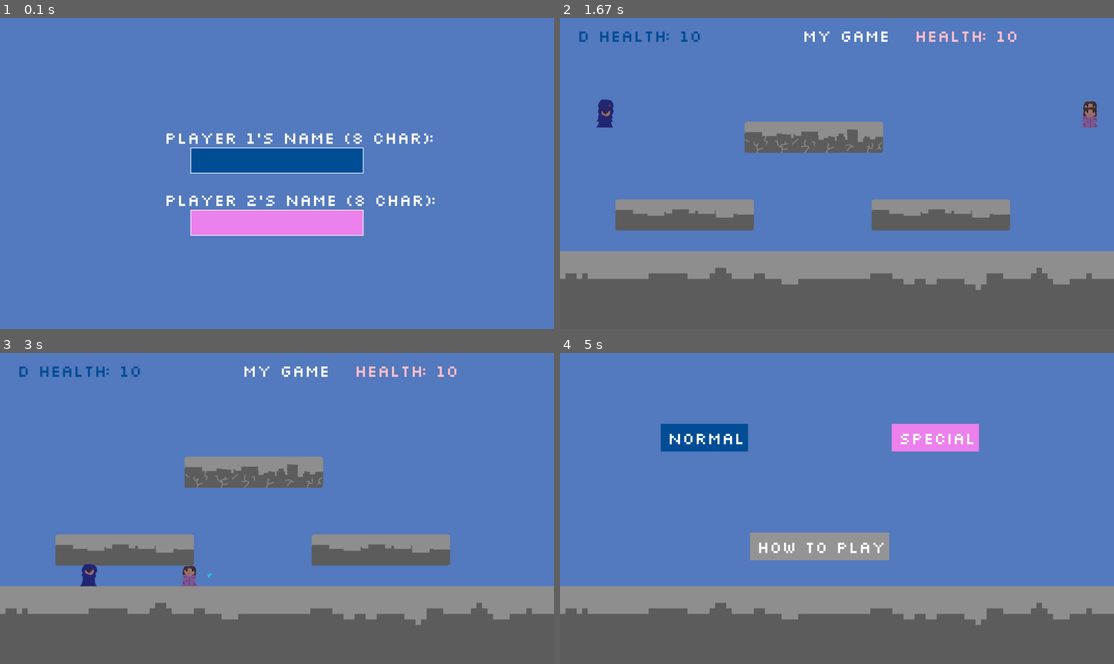
Above: before the commit, frames 1-4 (two rows, left to right).
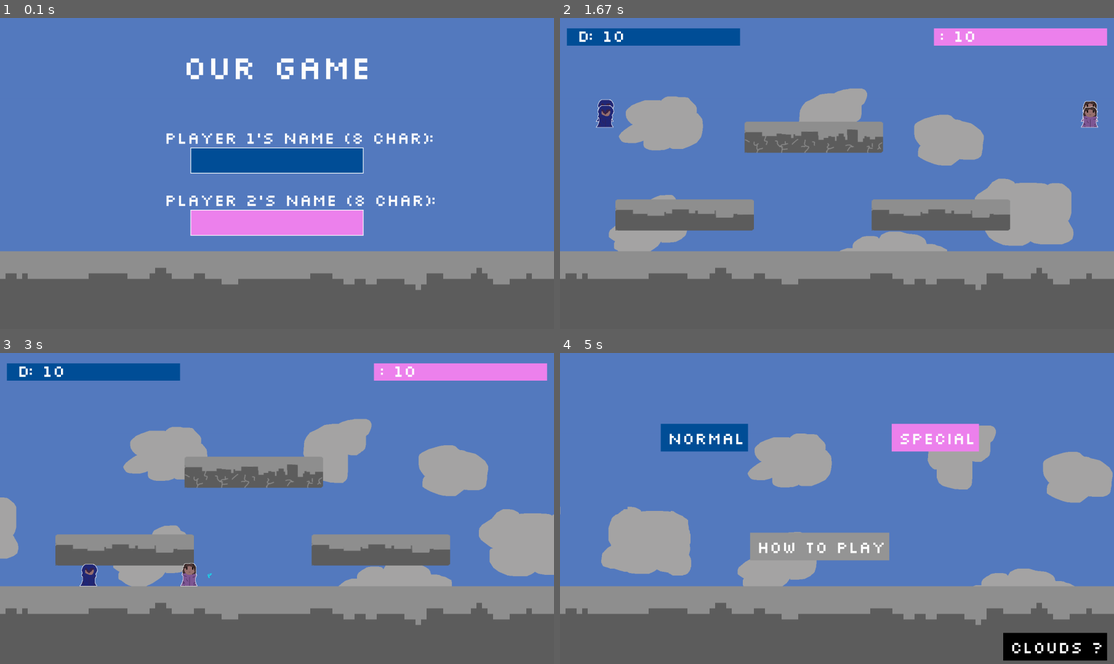
Above: after the commit, the same moments.

Repository: PUSH-YA/pygame_trial
Game: pygame game, started from my_game.py
Two runs of this game, one before a commit and one after it. Both use one fixed random seed, a clock stepped at 60 frames per second and the inputs below.
Inputs (mouse positions are in pixels of both pictures, inside the frame that each line leads up to):
- Up to frame 1 (0.1 s): no input
- Up to frame 2 (1.67 s): tap D at 0.33 s; tap Enter at 0.67, 1 s; click "Normal" at 1.38 s
- Up to frame 3 (3 s): hold A 1.67-2.13 s; hold Right 1.67-2.13 s; move the mouse to (360, 399) at 1.7 s; hold Shift 2.22-2.68 s; hold Right 2.22-2.68 s; hold D 2.22-2.68 s; hold Page Down from 2.77 s (still down); hold Right from 2.77 s (still down); hold D from 2.77 s (still down)
- Up to frame 4 (5 s): release Page Down at 3.23 s; release Right at 3.23 s; release D at 3.23 s; hold R 3.32-3.78 s; hold Right 3.32-3.78 s; hold D 3.32-3.78 s; click "How to play" at 3.92 s; hold R 4.2-4.67 s; hold D 4.2-4.67 s; click (1047, 626) at 4.8 s

The runs differ from the first frame. In frame 1, 26% of the frame differs, in the area x 0-100%, y 12-100%; in frame 2, 13%; in frame 3, 13%; in frame 4, 11%.

Commit message:
added sound, reformated the code , added better art (good enug for demo)

Diff:
--- a/my_game.py
+++ b/my_game.py
@@ -1,8 +1,10 @@
 import pygame
+import random
 from sys import exit
 
 #init & global var
 pygame.init()
+pygame.mixer.init()
 gravity = 1
 
 #create window
@@ -15,11 +17,28 @@
 clock = pygame.time.Clock()
 font = pygame.font.Font('game_fonts/slkscr.ttf', 50)
 
+
+#game sounds
+bcg_theme = pygame.mixer.Sound('game_sounds/bcg_theme.wav')
+button_press = pygame.mixer.Sound('game_sounds/button.wav')
+jump_sound = pygame.mixer.Sound('game_sounds/jump.wav')
+steps_sound = pygame.mixer.Sound('game_sounds/steps.wav')
+steps_playing = False  # needs a flag bc continuous sound
+steps_sound.set_volume(0.5)
+bcg_theme.set_volume(0.2)
+button_press.set_volume(0.5)
+jump_sound.set_volume(0.5)
+bcg_theme.play(loops=-1)
+
 #sky
-# sky_img = pygame.image.load('game_images/sky_pixelated.gif').convert_alpha()
+sky_img = pygame.image.load('game_images/sky_pixelated.gif').convert_alpha()
 sky_img = pygame.Surface((WIDTH,HEIGHT))
 sky_img.fill((85,123,192))
-text_surface = font.render('My Game', False, (250, 250, 250))
+sky_frame = 0
+sky_frames = []
+for i in range(13):
+    sky_frames.append(pygame.image.load('game_images/sky/' + "sprite_"+str(i)+".png").convert_alpha())
+clouds = False
 
 #playerA (64 x 64)
 PlayerA_img = None
@@ -30,6 +49,7 @@
 playerA_jump = 20
 playerA_attack = False
 facing_rightA = True
+playerA_idle = random.randint(0,60)
 
 
 #playerB
@@ -41,6 +61,7 @@
 playerB_jump = 20
 playerB_attack = False
 facing_rightB = True
+playerB_idle = random.randint(0,60)
 
 # weapons
 weaponA_timer = 20
@@ -63,6 +84,18 @@
 
 
 #game functions
+def render_bcg():
+    global clouds
+    if clouds:
+        global sky_frame
+        sky_frame = (sky_frame + 1) % (20*13) # keep sky_frame small
+        sky_frame_num = (sky_frame//20)%13
+        screen.blit(sky_frames[sky_frame_num],(0,0))
+        screen.blit(ground_img,ground_rect)
+    else:
+        screen.blit(sky_img, (0,0))
+    screen.blit(ground_img,ground_rect)
+
 def game_restart():
     playerA_rect.x, playerA_rect.y = 100, 100
     global playerA_health; playerA_health = 10
@@ -123,13 +156,18 @@
     else: return -1
 
 def game_loop(playerA_img, playerB_img, mode, player1_name, player2_name):
+
     #setup player A for game
-    global playerA_health; global playerA_speed; global playerA_gravity; global playerA_jump; global playerA_attack; global facing_rightA
+    global playerA_health; global playerA_speed; global playerA_gravity; global playerA_jump; global playerA_attack; global facing_rightA; global playerA_idle
     global weaponA_timer; global current_framesB
 
     #setup player B for game
-    global playerB_health; global playerB_speed; global playerB_gravity; global playerB_jump; global playerB_attack; global facing_rightB
+    global playerB_health; global playerB_speed; global playerB_gravity; global playerB_jump; global playerB_attack; global facing_rightB; global playerB_idle
     global weaponB_timer; global current_framesA
+
+    # setup for sound
+    global steps_playing
+    global sounds
 
     #load weapon animation
     frames = []
@@ -137,12 +175,16 @@
         img_path = 'game_images/player/lightening/'
         frames_num = 15
         img_hurt_path = 'game_images/player/player'
+        attack_sound = pygame.mixer.Sound('game_sounds/lightening.mp3')
     else:
         img_path = 'game_images/player/special_attack/'
         frames_num = 7
         img_hurt_path = 'game_images/player/special'
+        attack_sound = pygame.mixer.Sound('game_sounds/special_attack.mp3')
     for i in range(frames_num):
         frames.append(pygame.image.load(img_path + "sprite_"+str(i)+".png").convert_alpha())
+    attack_sound.set_volume(0.3)
+
 
     #prevent list out of index if previous had a different mode
     current_framesA, current_framesB = (current_framesA)%frames_num, (current_framesB)%frames_num
@@ -155,25 +197,59 @@
                 exit()                      # quit system after pygame
             if event.type == pygame.KEYDOWN:
                 if (event.key == pygame.K_w and (ground_contact(playerA_rect)> 0)):
-                        playerA_gravity = -playerA_jump
+                    jump_sound.play()
+                    playerA_gravity = -playerA_jump
                 if (event.key == pygame.K_LSHIFT or event.key == pygame.K_e):
+                    attack_sound.play()
                     playerA_attack = True
                 if (event.key == pygame.K_UP and (ground_contact(playerB_rect)> 0)):
+                    jump_sound.play()
                     playerB_gravity = -playerB_jump
                 if (event.key == pygame.K_PAGEDOWN or event.key == pygame.K_PAGEUP):
+                    attack_sound.play()
                     playerB_attack = True
                 if (event.key == pygame.K_r):
+                    button_press.play()
                     choose_option(player1_name, player2_name)
+                if event.key in [pygame.K_a, pygame.K_d, pygame.K_RIGHT, pygame.K_LEFT]:
+                    if not steps_playing:  # Check if the steps sound is not already playing
+                        steps_sound.play(loops=-1)
+                        steps_playing = True
+            elif event.type == pygame.KEYUP:
+                if event.key in [pygame.K_a, pygame.K_d, pygame.K_RIGHT, pygame.K_LEFT]:
+                    steps_sound.stop()
+                    steps_playing = False
+
 
         #draw surfaces
-        screen.blit(sky_img,(0,0))
-        screen.blit(ground_img,ground_rect)
+        render_bcg()
         screen.blit(float_ground1_img, float_ground1_rect)
         screen.blit(float_ground2_img, float_ground2_rect)
         screen.blit(float_ground1_img, float_ground3_rect)
-        screen.blit(text_surface, (WIDTH/2-100, 30))
-        screen.blit(playerA_img, playerA_rect)
-        screen.blit(playerB_img, playerB_rect)
+        # screen.blit(text_surface, (WIDTH/2-150, 30))
+
+        # player A idle animation
+        if playerA_idle <= 30:
+            playerA_idle_img = pygame.transform.scale(playerA_img, (64, 64+8))
+            screen.blit(playerA_idle_img,  (playerA_rect.x, playerA_rect.y - 8, playerA_rect.width, playerA_rect.height+8))
+            if playerA_idle <= 0:
+                playerA_idle = 60
+        else:
+            screen.blit(playerA_img, playerA_rect)
+
+
+        # player B idle animation
+        if playerB_idle <= 30:
+            playerB_idle_img = pygame.transform.scale(playerB_img, (64,64+8))
+            screen.blit(playerB_idle_img, (playerB_rect.x, playerB_rect.y - 8, playerB_rect.width, playerB_rect.height+8))
+            if playerB_idle <= 0:
+                playerB_idle = 60
+        else:
+            screen.blit(playerB_img, playerB_rect)
+
+        playerA_idle -= 1
+        playerB_idle -= 1
+
 
         #player health
         if int(playerB_health) <= 0:
@@ -181,12 +257,14 @@
         elif int(playerA_health) <= 0:
             play_again(2, player1_name, player2_name)
 
-        playerA_health_str =player1_name + " health: " + str(int(playerA_health))
-        playerA_health_text = font.render(playerA_health_str, False, (0,79,152))
+        playerA_health_str =player1_name + ": " + str(int(playerA_health))
+        playerA_health_text = font.render(playerA_health_str, False, 'white')
+        pygame.draw.rect(screen, (0,79,152), (20,30,500*playerA_health/10, playerA_health_text.get_height()))
         screen.blit(playerA_health_text, (50, 30))
-        playerB_health_str = player2_name+ " health: " + str(int(playerB_health))
-        playerB_health_text = font.render(playerB_health_str, False, 'pink')
-        screen.blit(playerB_health_text, (WIDTH-max(70*len(player2_name),600), 30))
+        playerB_health_str = player2_name+ ": " + str(int(playerB_health))
+        playerB_health_text = font.render(playerB_health_str, False, 'white')
+        pygame.draw.rect(screen, 'violet', (WIDTH-max(60*len(player2_name),500)-20,30,500*playerB_health/10, playerB_health_text.get_height()))
+        screen.blit(playerB_health_text, (WIDTH-max(60*len(player2_name),500), 30))
 
         #playerA
         playerA_move(pygame.key.get_pressed())
@@ -294,26 +372,28 @@
                 quit()
 
             if (event.type == pygame.KEYDOWN and event.key == pygame.K_r):
+                    button_press.play()
                     choose_option(player1_name, player2_name)
             elif event.type == pygame.MOUSEBUTTONDOWN and event.button == 1:
                 x, y = event.pos
                 if x >= back_textx - 5 and x <= back_textx + back_text.get_width() + 5:
                     if y >= back_texty - 5 and y <= back_texty + back_text.get_height() + 5:
                         in_main_menu = False
+                        button_press.play()
                         choose_option(player1_name, player2_name)
         pygame.display.update()
         clock.tick(60)
 
 
 def choose_option(player1_name, player2_name):
+    global clouds
     in_main_menu = True
     while in_main_menu:
         clock.tick(60)
 
-        # bcg elements
-        screen.blit(sky_img,(0,0))
-        screen.blit(ground_img,ground_rect)
-
+
+        #bcg elements
+        render_bcg()
         normal_text = font.render('Normal', 13, (255,255,255))
         normal_textx = WIDTH / 3 - normal_text.get_width()
         normal_texty = HEIGHT / 4
@@ -325,6 +405,12 @@
         instruction_text = font.render('How to play', 13, (255,255,255))
         instruction_textx = (normal_textx + normal_text.get_width() + special_textx) /2 - instruction_text.get_width()/2
         instruction_texty = HEIGHT *3/5
+
+        if clouds: clouds_text_clr = 'white';
+        else: clouds_text_clr = 'black'
+        clouds_text = font.render("clouds ?", 13, clouds_text_clr)
+        clouds_textx = WIDTH - clouds_text.get_width() - 30
+        clouds_texty = HEIGHT - clouds_text.get_height() - 20
 
         # Get the current position of the mouse
         mouse_x, mouse_y = pygame.mouse.get_pos()
@@ -336,16 +422,20 @@
             highlighted = 2
         elif instruction_textx - 20 <= mouse_x <= instruction_textx +instruction_text.get_width() + 30 and instruction_texty - 20 <= mouse_y <= instruction_texty + instruction_text.get_height() + 30:
             highlighted = 3
+        elif clouds_textx - 20 <= mouse_x <= clouds_textx +instruction_text.get_width() + 30 and clouds_texty - 20 <= mouse_y <= clouds_texty + clouds_text.get_height() + 30:
+            highlighted = 4
         else:
             highlighted = -1
 
         # Draw the highlight
         if highlighted == 1:
             pygame.draw.rect(screen, 'lightblue', (normal_textx - 30, normal_texty - 30, normal_text.get_width() + 50, normal_text.get_height() + 50))
-        if highlighted == 2:
+        elif highlighted == 2:
             pygame.draw.rect(screen, 'lightpink', (special_textx - 30, special_texty - 30, special_text.get_width() + 50, special_text.get_height() + 50))
-        if highlighted == 3:
+        elif highlighted == 3:
             pygame.draw.rect(screen, 'lightgrey', (instruction_textx - 30, instruction_texty - 30, instruction_text.get_width() + 50, instruction_text.get_height() + 50))
+        elif highlighted == 4:
+            pygame.draw.rect(screen, 'white', (clouds_textx - 30, clouds_texty - 30, clouds_text.get_width() + 50, clouds_text.get_height() + 50))
         else:
             pass
 
@@ -360,6 +450,11 @@
         pygame.draw.rect(screen, (150,150,150), ((instruction_textx - 20, instruction_texty - 20),
                                                 (instruction_text.get_width() + 30,instruction_text.get_height() + 30)))
         screen.blit(instruction_text, (instruction_textx,instruction_texty))
+        if clouds: clouds_box_clr = 'black'
+        else: clouds_box_clr = 'grey'
+        pygame.draw.rect(screen, clouds_box_clr, (( clouds_textx - 20, clouds_texty - 20),
+                                                (clouds_text.get_width() + 30,clouds_text.get_height() + 30)))
+        screen.blit(clouds_text, (clouds_textx,clouds_texty))
 
         for event in pygame.event.get():
             if event.type == pygame.QUIT:
@@ -375,6 +470,7 @@
                         playerA_img = pygame.image.load('game_images/player/playerA.gif').convert_alpha()
                         playerB_img = pygame.image.load('game_images/player/playerB.gif').convert_alpha()
                         game_restart()
+                        button_press.play()
                         game_loop(playerA_img, playerB_img, 1, player1_name, player2_name)
                 elif x >= special_textx - 5 and x <= special_textx + special_text.get_width() + 5:
                     if y >= special_texty - 5 and y <= special_texty + special_text.get_height() + 5:
@@ -382,11 +478,18 @@
                         playerA_img = pygame.image.load('game_images/player/specialA.gif').convert_alpha()
                         playerB_img = pygame.image.load('game_images/player/specialB.gif').convert_alpha()
                         game_restart()
+                        button_press.play()
                         game_loop(playerA_img, playerB_img, 2, player1_name, player2_name)
                 elif x >= instruction_textx - 5 and x <= instruction_textx + instruction_text.get_width() + 5:
                     if y >= instruction_texty - 5 and y <= instruction_texty + instruction_text.get_height() + 5:
                         in_main_menu = False
+                        button_press.play()
                         how_to_play(player1_name, player2_name)
+                elif x >= clouds_textx - 5 and x <= clouds_textx + clouds_text.get_width() + 5:
+                    if y >= clouds_texty - 5 and y <= clouds_texty + clouds_text.get_height() + 5:
+                        button_press.play()
+                        if clouds: clouds = False
+                        else: clouds = True
 
         pygame.display.update()
         clock.tick(60)
@@ -407,6 +510,7 @@
 
     # Font settings
     text_color = pygame.Color("White")
+
 
     # Input box1 settings
     input_box1_width = 500
@@ -445,6 +549,9 @@
                     elif player2_active:
                         player2_name = player2_text
                         #duct tape fix bc limited window and dont wanna do dynamic typo
+                        global clouds
+                        clouds = True
+                        button_press.play()
                         choose_option(player1_name[:8], player2_name[:8])
                         pygame.quit()
                         quit()
@@ -459,8 +566,13 @@
                     elif player2_active:
                         player2_text += event.unicode
 
-        # screen.fill(pygame.Color(60,60,60))
-        screen.fill(pygame.Color(85,123,192))
+        # sky
+        render_bcg()
+
+        # Render title
+        title_font = pygame.font.Font('game_fonts/slkscr.ttf', 100)
+        title_text = title_font.render("Our Game", True, text_color)
+        screen.blit(title_text, (WIDTH/2 - title_text.get_width() /2, 100))
 
         # Render text
         player1_text_surface = font.render("Player 1's name (8 char):", True, text_color)
Binary file changed: game_images/player/playerA.gif
Binary file changed: game_images/player/playerB.gif
Binary file changed: game_images/player/specialA.gif
Binary file changed: game_images/player/specialB.gif
Binary file added: game_images/sky/sprite_0.png
Binary file added: game_images/sky/sprite_1.png
Binary file added: game_images/sky/sprite_10.png
Binary file added: game_images/sky/sprite_11.png
Binary file added: game_images/sky/sprite_12.png
Binary file added: game_images/sky/sprite_2.png
Binary file added: game_images/sky/sprite_3.png
Binary file added: game_images/sky/sprite_4.png
(and 12 more such lines)
